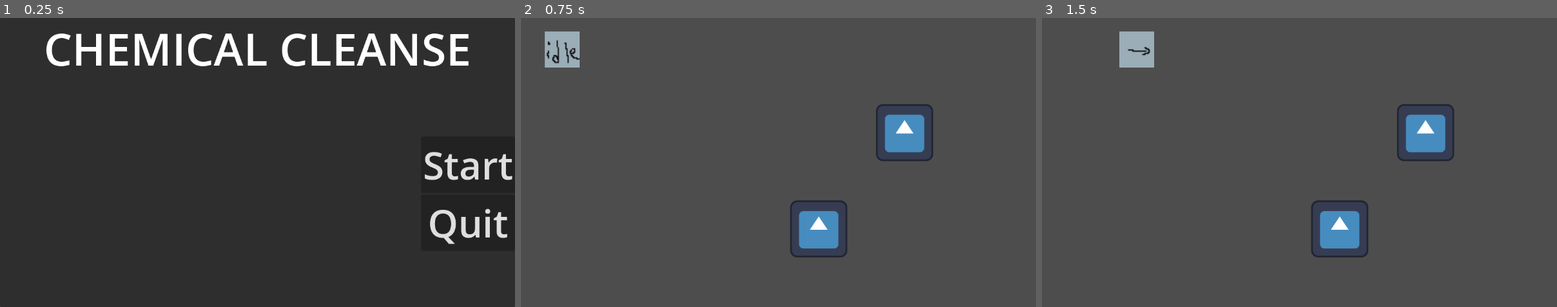
Above: before the commit, frames 1-3 (left to right).
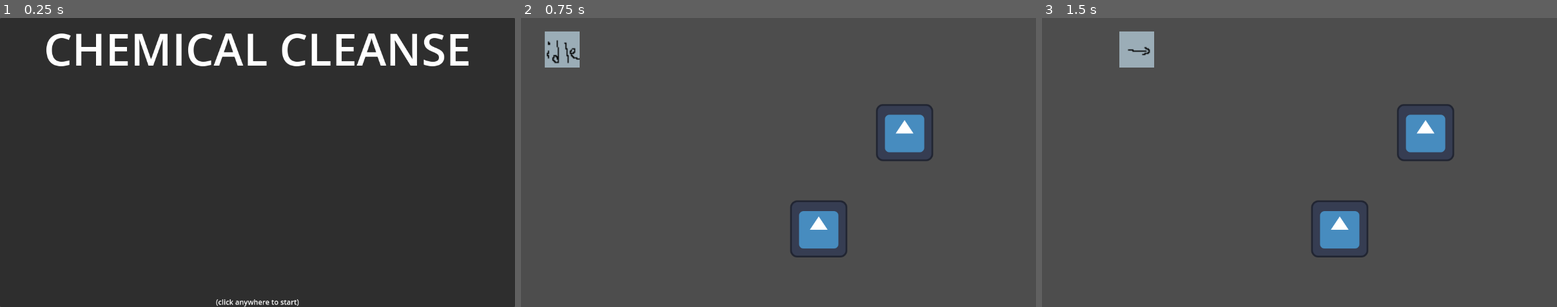
Above: after the commit, the same moments.

Repository: xern0/SleepyShrimpStudios-ChemicalCleanse
Game: Godot game, scene res://main_menu.tscn
The game is run twice, just before and just after one commit, with the same random seed, the same clock (stepped at 60 frames per second) and the same inputs. The engine's default icon, where the game draws it, is replaced by a stand-in: a white triangle on a blue panel in a dark square.
Inputs (mouse positions are in pixels of both pictures, inside the frame that each line leads up to):
- Up to frame 1 (0.25 s): no input
- Up to frame 2 (0.75 s): click (989, 165) at 0.5 s, where only the run before the commit has a clickable "Start"
- Up to frame 3 (1.5 s): tap Enter at 1.25 s; hold D (right) from 1.28 s (still down); hold E (interact) from 1.28 s (still down)

The runs differ from the first frame. In frame 1, 1.4% of the frame differs, in the area x 41-100%, y 46-100%; in frame 2, nothing differs; in frame 3, nothing differs.

Commit message:
changed the start

Diff:
--- a/chemical-cleanse/main_menu.gd
+++ b/chemical-cleanse/main_menu.gd
@@ -2,8 +2,7 @@
 
 
 
-func _on_quit_pressed():
-	get_tree().quit()
+
 
 func _on_start_pressed() -> void:
 	get_tree().change_scene_to_file("res://world.tscn")
--- a/chemical-cleanse/main_menu.tscn
+++ b/chemical-cleanse/main_menu.tscn
@@ -32,21 +32,32 @@
 
 [node name="CenterContainer" type="CenterContainer" parent="PanelContainer/VBoxContainer"]
 layout_mode = 2
-size_flags_horizontal = 8
-size_flags_vertical = 3
+size_flags_vertical = 10
 
 [node name="VBoxContainer" type="VBoxContainer" parent="PanelContainer/VBoxContainer/CenterContainer"]
 layout_mode = 2
 
-[node name="Start" type="Button" parent="PanelContainer/VBoxContainer/CenterContainer/VBoxContainer"]
+[node name="Label" type="Label" parent="PanelContainer/VBoxContainer/CenterContainer/VBoxContainer"]
 layout_mode = 2
-theme_override_font_sizes/font_size = 86
+text = "(click anywhere to start)"
+
+[node name="Start" type="Button" parent="PanelContainer"]
+modulate = Color(1, 1, 1, 0)
+layout_mode = 2
+theme_override_colors/font_color = Color(0.8745098, 0.8745098, 0.8745098, 0)
+theme_override_colors/font_focus_color = Color(0.9490196, 0.9490196, 0.9490196, 0)
+theme_override_colors/font_pressed_color = Color(1, 1, 1, 0)
+theme_override_colors/font_hover_color = Color(0.9490196, 0.9490196, 0.9490196, 0)
+theme_override_colors/font_hover_pressed_color = Color(1, 1, 1, 0)
+theme_override_colors/font_disabled_color = Color(0.8745098, 0.8745098, 0.8745098, 0)
+theme_override_colors/font_outline_color = Color(0, 0, 0, 0)
+theme_override_colors/icon_normal_color = Color(1, 1, 1, 0)
+theme_override_colors/icon_focus_color = Color(1, 1, 1, 0)
+theme_override_colors/icon_pressed_color = Color(1, 1, 1, 0)
+theme_override_colors/icon_hover_color = Color(1, 1, 1, 0)
+theme_override_colors/icon_hover_pressed_color = Color(1, 1, 1, 0)
+theme_override_colors/icon_disabled_color = Color(1, 1, 1, 0)
+theme_override_font_sizes/font_size = 80
 text = "Start"
 
-[node name="Quit" type="Button" parent="PanelContainer/VBoxContainer/CenterContainer/VBoxContainer"]
-layout_mode = 2
-theme_override_font_sizes/font_size = 86
-text = "Quit"
-
-[connection signal="pressed" from="PanelContainer/VBoxContainer/CenterContainer/VBoxContainer/Start" to="." method="_on_start_pressed"]
-[connection signal="pressed" from="PanelContainer/VBoxContainer/CenterContainer/VBoxContainer/Quit" to="." method="_on_quit_pressed"]
+[connection signal="pressed" from="PanelContainer/Start" to="." method="_on_start_pressed"]
